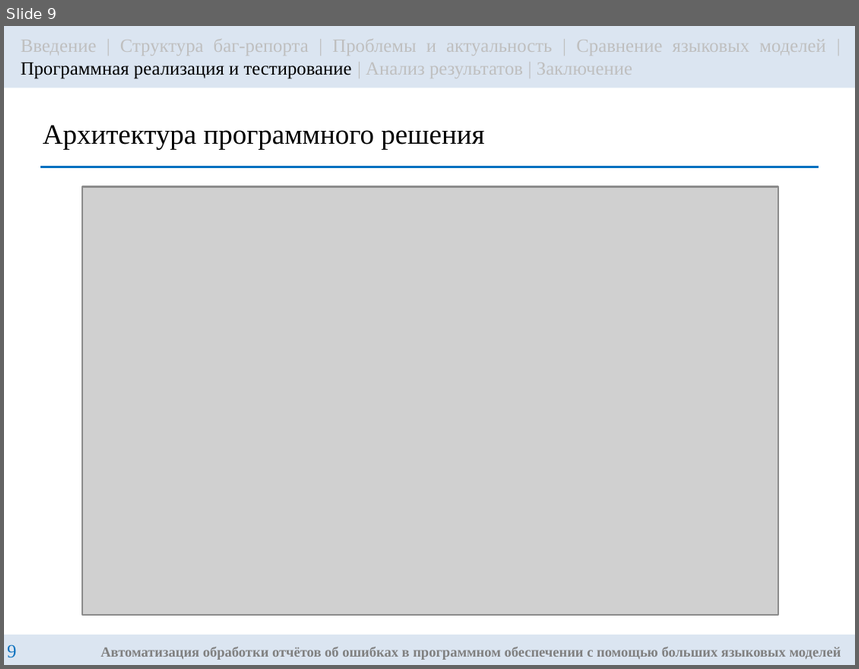
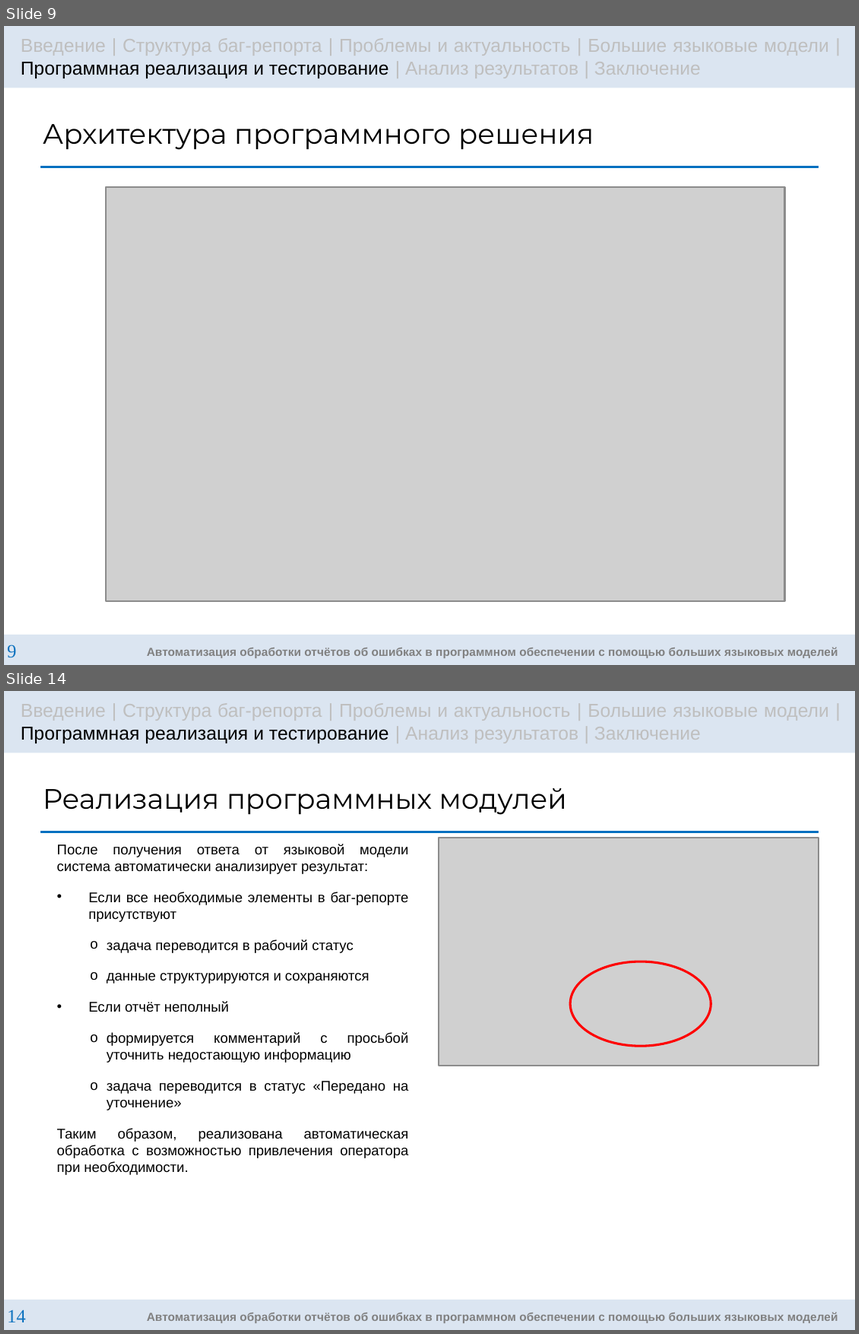
Before and after one commit to g3ntIeman/VKR_Gunko_Nikita, a slide deck: masters/ВКР/Презентация/GunkoNM_RK6-42M_Presentation.pptx. Shown one above the other, each under a label of ours: slide 9 before the commit, slides 9 and 14 after it; the slides between them are not shown. The pictures are 859x669 and 859x1334 pixels, drawn with LibreOffice and Linux fonts; fonts in the diff are those of the drawing; grey boxes stand for pictures. Boxes give left, top, right and bottom in pixels: in the first picture for what was removed or moved away, otherwise in the second. Text is boxed around its words. In the diff, an @@ line names an element or a change of style, - is before the commit and + after.

```diff
--- a/masters/ВКР/Презентация/GunkoNM_RK6-42M_Presentation.pptx
+++ b/masters/ВКР/Презентация/GunkoNM_RK6-42M_Presentation.pptx
@@ slide 14 added at (x1=4, y1=691, x2=855, y2=1330), background #FFFFFF @@
@@ rectangle added at (x1=4, y1=691, x2=855, y2=753), fill #4F81BD at 20% opacity, 8 pt, text #BFBFBF @@
+Введение | Структура баг-репорта | Проблемы и актуальность | Большие языковые модели | Программная реализация и тестирование | Анализ результатов | Заключение
@@ title added at (x1=43, y1=788, x2=567, y2=815), 12 pt, text #000000 @@
+Реализация программных модулей
@@ line added from (41, 833) to (819, 833), #0070C0 0.75 pt @@
@@ text added at (x1=57, y1=844, x2=409, y2=1175), 6 pt, text #000000 @@
+После получения ответа от языковой модели система автоматически анализирует результат:
+• Если все необходимые элементы в баг-репорте присутствуют
+  o задача переводится в рабочий статус
+  o данные структурируются и сохраняются
+• Если отчёт неполный
+  o формируется комментарий с просьбой уточнить недостающую информацию
+  o задача переводится в статус «Передано на уточнение»
+Таким образом, реализована автоматическая обработка с возможностью привлечения оператора при необходимости.
@@ picture added at (x1=439, y1=838, x2=819, y2=1066) @@
@@ ellipse added at (x1=569, y1=962, x2=710, y2=1046), outline #FF0000 1 pt @@
@@ rectangle added at (x1=4, y1=1299, x2=855, y2=1330), fill #4F81BD at 20% opacity, 5 pt, text #808080, bold @@
+Автоматизация обработки отчётов об ошибках в программном обеспечении с помощью больших языковых моделей
@@ page number added at (x1=7, y1=1310, x2=25, y2=1323), 8 pt, text #0070C0 @@
+14
@@ slide 9 changed as well @@
@@ text in rectangle at (x1=21, y1=38, x2=829, y2=78): text changed; font Times New Roman to Arial @@
-Введение | Структура баг-репорта | Проблемы и актуальность | Сравнение языковых моделей | Программная реализация и тестирование | Анализ результатов | Заключение
+Введение | Структура баг-репорта | Проблемы и актуальность | Большие языковые модели | Программная реализация и тестирование | Анализ результатов | Заключение
@@ title "Архитектура программного решения" at (x1=43, y1=124, x2=594, y2=150): font Times New Roman to Montserrat @@
@@ picture resized from (x1=83, y1=186, x2=779, y2=616) to (x1=105, y1=186, x2=785, y2=601) @@
@@ rectangle "Автоматизация обработки отчётов об ошибках ..." at (x1=4, y1=634, x2=855, y2=665): size 6 to 5 pt, font Times New Roman to Arial @@
```
Also in this commit, not shown: 16 other slides changed, 4 other slides added, 1 other file.
